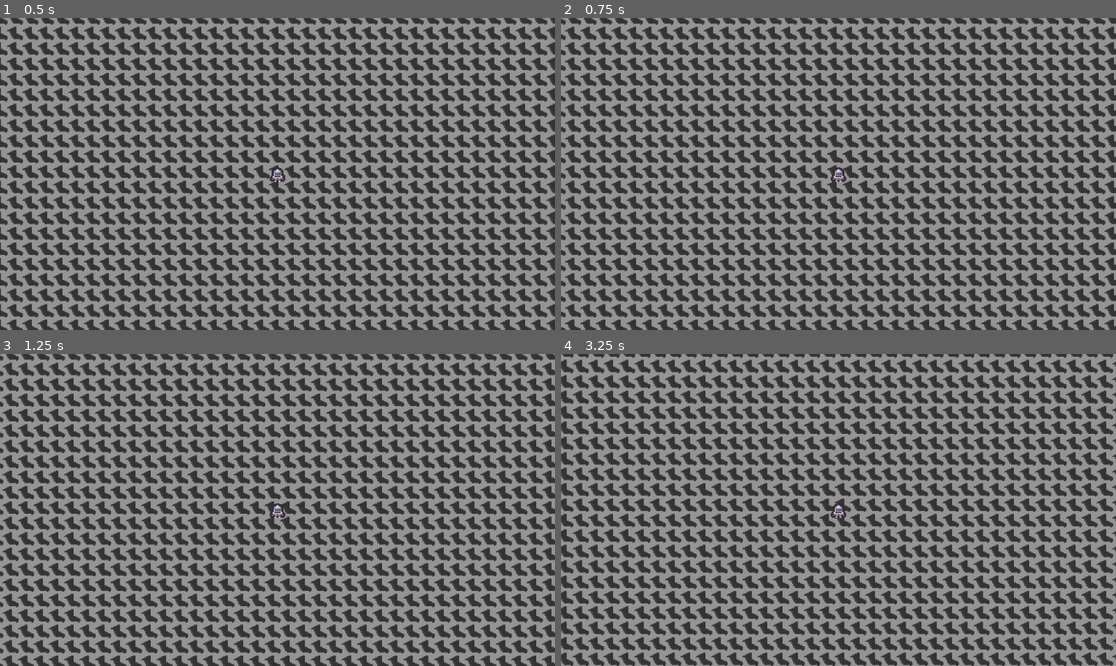
Above: before the commit, frames 1-4 (two rows, left to right).
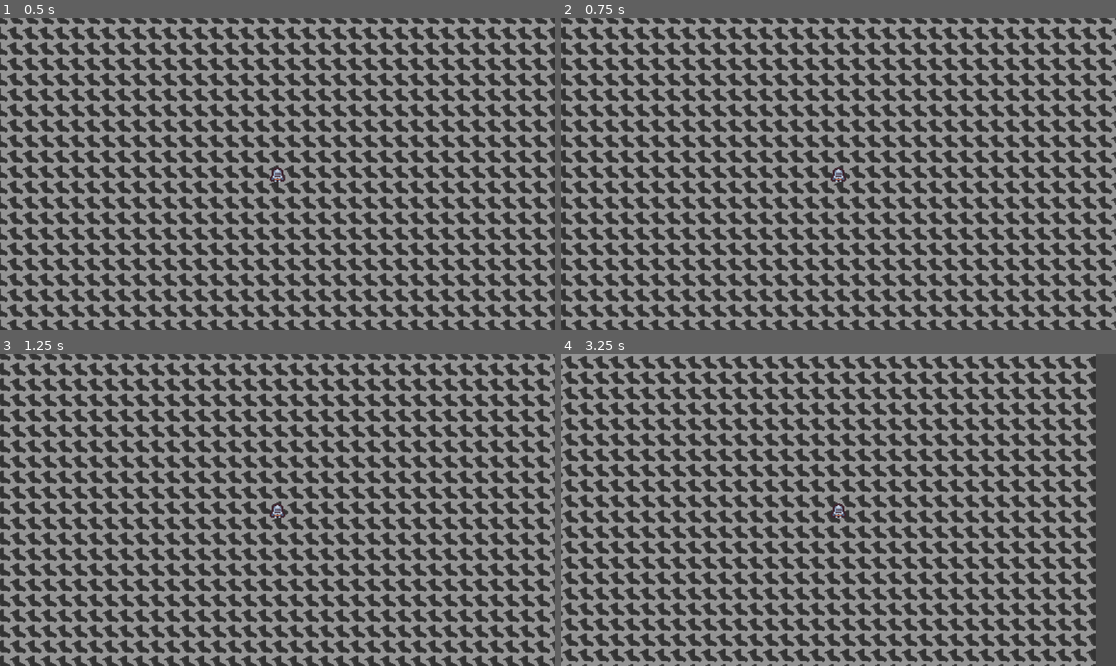
Above: after the commit, the same moments.

Repository: samleegray/OpenWorld
Game: Godot game, scene res://scenes/main.tscn
The game is run twice, just before and just after one commit, with the same random seed, the same clock (stepped at 60 frames per second) and the same inputs.
Inputs:
- Up to frame 1 (0.5 s): no input
- Up to frame 2 (0.75 s): tap Enter at 0.5 s; hold Right (ui_right) from 0.53 s (still down)
- Up to frame 3 (1.25 s): keep holding Right (ui_right)
- Up to frame 4 (3.25 s): release Right (ui_right) at 1.28 s; hold Down (ui_down) 1.28-2.03 s; hold Right (ui_right) 2.03-2.78 s; hold Up (ui_up) from 2.78 s (still down)

Frame 1 is identical in both runs. In frame 2, 65% of the frame differs, in the area x 0-100%, y 0-100%; in frame 3, 66%; in frame 4, 70%.

Commit message:
Changed Window Scaling
I think I have it scaling properly to reveal more of the game if expanded.

Diff:
--- a/project.godot
+++ b/project.godot
@@ -15,6 +15,10 @@
 config/features=PackedStringArray("4.2", "GL Compatibility")
 config/icon="res://icon.svg"
 
+[display]
+
+window/stretch/aspect="expand"
+
 [rendering]
 
 textures/canvas_textures/default_texture_filter=0
--- a/scenes/player/player.tscn
+++ b/scenes/player/player.tscn
@@ -14,6 +14,8 @@
 zoom = Vector2(2, 2)
 
 [node name="VelocityComponent" parent="." instance=ExtResource("2_h6j7l")]
+max_speed = 100
+acceleration = 10.0
 
 [node name="Visuals" type="Node2D" parent="."]
 
